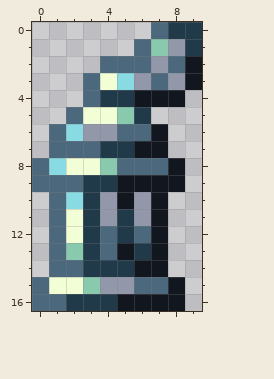
A pixel-art sprite gets an edit: Resources/Textures/Items/Equipables/Accessories/MercuriumCenser.png. Above is the file before it was changed.
The file is 20x34 pixels, drawn in blocks of 2x2; one block is one cell here.
Now the later version:
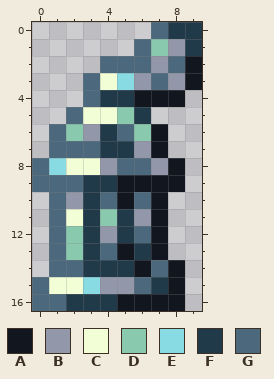
Palette (. is transparent): A #12161e  B #9297a9  C #f2ffd6  D #89c9ad  E #88dbe3  F #203a4a  G #4b687c
The exact change:
y 6: x 2 E -> D; x 4 B -> F; x 6 G -> D
y 7: x 6 A -> B
y 8: x 4 D -> B; x 7 G -> B
y 10: x 2 E -> B; x 4 B -> G; x 6 B -> G
y 11: x 4 B -> D
y 12: x 2 C -> D; x 4 G -> B
y 14: x 7..8 A. -> GA
y 15: x 3 D -> E; x 7 G -> F
Changed places in both pictures, as pixel boxes (x1, y1, x2, y2):
changed: (66, 124, 185, 294)
